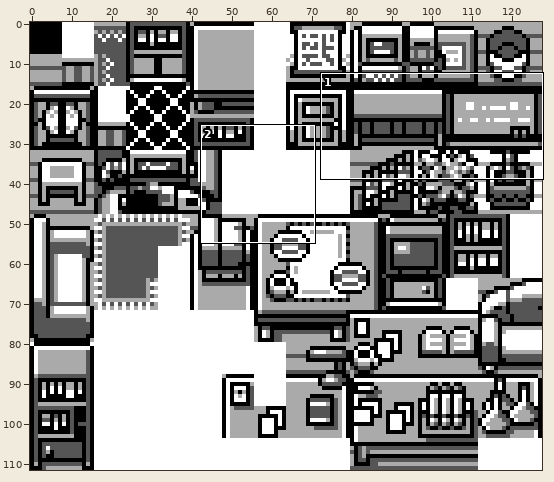
One commit to this sprite sheet: gfx/tilesets/lab.png. The picture above shows the old version from afar; the outline marks the close-up.
Close-up. As it was:
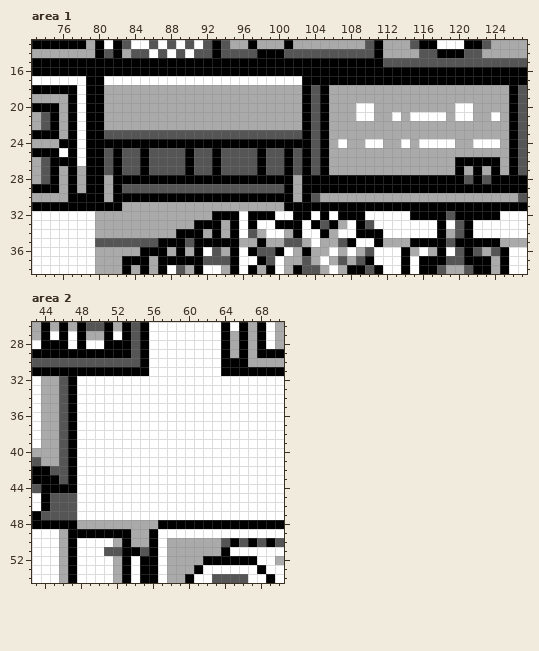
The file is 128x112 pixels. Shown: area 1: x 73..127, y 13..38; area 2: x 43..70, y 26..54.
After the commit:
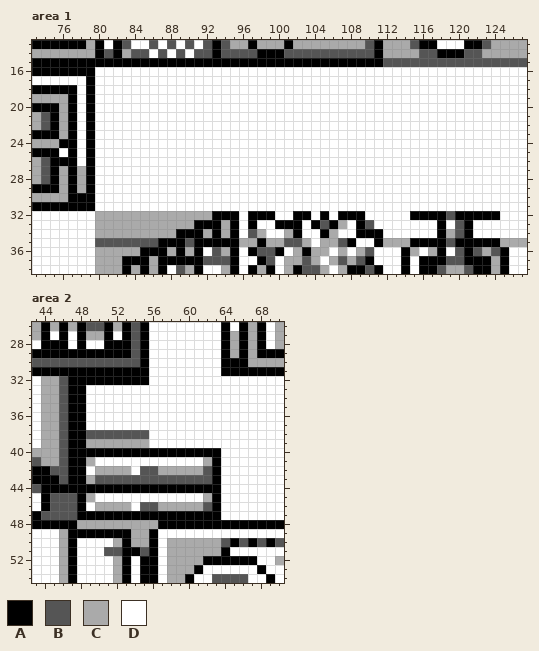
Palette (. is transparent): A #000000  B #555555  C #aaaaaa  D #ffffff
Difference:
--- area 1
@@ x 73..127 @@
 15 AAAAAAAAAAAAAAAAAAAAAAAAAAAAAAAAAAAAAAABBBBBBBBBBBBBBBB
-16 AAAAAAAAAAAAAAAAAAAAAAAAAAAAAAAAAAAAAAAAAAAAAAAAAAAAAAA
-17 DDDDDDAADDDDDDDDDDDDDDDDDDDDDDAAAAAAAAAAAAAAAAAAAAAAAAA
-18 AAAAADAACCCCCCCCCCCCCCCCCCCCCCABACCCCCCCCCCCCCCCCCCCCAB
-19 CCCCADAACCCCCCCCCCCCCCCCCCCCCCABACCCCCCCCCCCCCCCCCCCCAB
-20 AAACADAACCCCCCCCCCCCCCCCCCCCCCABACCCDDCCCCCCCCCDDCCCCAB
-21 CBACADAACCCCCCCCCCCCCCCCCCCCCCABACCCDDCCDCDDDDCDDCCDCAB
-22 CBACADAACCCCCCCCCCCCCCCCCCCCCCABACCCCCCCCCCCCCCCCCCCCAB
-23 AAACADAABBBBBBBBBBBBBBBBBBBBBBABACCCCCCCCCCCCCCCCCCCCAB
-24 CCCAADAAAAAAAAAAAAAAAAAAAAAAAAABACDCCDDCCDCDDDDCCDDDCAB
-25 AAADADAABABBABBBBABBABBBBABBABABACCCCCCCCCCCCCCCCCCCCAB
-26 CBAAADAABABBABBBBABBABBBBABBABABACCCCCCCCCCCCCCAAAAACAB
-27 CBACACAABABBABBBBABBABBBBABBABABACCCCCCCCCCCCCCACACACAB
-28 CBACACAACAAAAAAAAAAAAAAAAAAAACAAAAAAAAAAAAAAAAAABABAAAA
-29 AAACACAACABBBBBBBBBBBBBBBBBBACAAAAAAAAAAAAAAAAAAAAAAAAA
-30 CCCCAAAACAAAAAAAAAAAAAAAAAAAACABCCCCCCCCCCCCCCCCCCCCCCB
-31 AAAAAAAAAACCCCCCCCCCCCCCCCCCAAAAAAAAAAAAAAAAAAAAAAAAAAA
+16 AAAAAAADDDDDDDDDDDDDDDDDDDDDDDDDDDDDDDDDDDDDDDDDDDDDDDD
+17 DDDDDDADDDDDDDDDDDDDDDDDDDDDDDDDDDDDDDDDDDDDDDDDDDDDDDD
+18 AAAAADADDDDDDDDDDDDDDDDDDDDDDDDDDDDDDDDDDDDDDDDDDDDDDDD
+19 CCCCADADDDDDDDDDDDDDDDDDDDDDDDDDDDDDDDDDDDDDDDDDDDDDDDD
+20 AAACADADDDDDDDDDDDDDDDDDDDDDDDDDDDDDDDDDDDDDDDDDDDDDDDD
+21 CBACADADDDDDDDDDDDDDDDDDDDDDDDDDDDDDDDDDDDDDDDDDDDDDDDD
+22 CBACADADDDDDDDDDDDDDDDDDDDDDDDDDDDDDDDDDDDDDDDDDDDDDDDD
+23 AAACADADDDDDDDDDDDDDDDDDDDDDDDDDDDDDDDDDDDDDDDDDDDDDDDD
+24 CCCAADADDDDDDDDDDDDDDDDDDDDDDDDDDDDDDDDDDDDDDDDDDDDDDDD
+25 AAADADADDDDDDDDDDDDDDDDDDDDDDDDDDDDDDDDDDDDDDDDDDDDDDDD
+26 CBAAADADDDDDDDDDDDDDDDDDDDDDDDDDDDDDDDDDDDDDDDDDDDDDDDD
+27 CBACACADDDDDDDDDDDDDDDDDDDDDDDDDDDDDDDDDDDDDDDDDDDDDDDD
+28 CBACACADDDDDDDDDDDDDDDDDDDDDDDDDDDDDDDDDDDDDDDDDDDDDDDD
+29 AAACACADDDDDDDDDDDDDDDDDDDDDDDDDDDDDDDDDDDDDDDDDDDDDDDD
+30 CCCCAAADDDDDDDDDDDDDDDDDDDDDDDDDDDDDDDDDDDDDDDDDDDDDDDD
+31 AAAAAAADDDDDDDDDDDDDDDDDDDDDDDDDDDDDDDDDDDDDDDDDDDDDDDD
 32 DDDDDDDCCCCCCCCCCCCCAAADAAADDAADADAAADDDDDAAAABAAAAADDD
--- area 2
@@ x 43..70 @@
 31 AAAAAAAAAAAAADDDDDDDDAAAAAAA
-32 DCCBADDDDDDDDDDDDDDDDDDDDDDD
-33 DCCBADDDDDDDDDDDDDDDDDDDDDDD
-34 DCCBADDDDDDDDDDDDDDDDDDDDDDD
-35 DCCBADDDDDDDDDDDDDDDDDDDDDDD
-36 DCCBADDDDDDDDDDDDDDDDDDDDDDD
-37 DCCBADDDDDDDDDDDDDDDDDDDDDDD
-38 DCCBADDDDDDDDDDDDDDDDDDDDDDD
-39 DCCBADDDDDDDDDDDDDDDDDDDDDDD
-40 CCCBADDDDDDDDDDDDDDDDDDDDDDD
-41 BCCBADDDDDDDDDDDDDDDDDDDDDDD
-42 AABBADDDDDDDDDDDDDDDDDDDDDDD
-43 AAABADDDDDDDDDDDDDDDDDDDDDDD
-44 BAAAADDDDDDDDDDDDDDDDDDDDDDD
-45 DABBBDDDDDDDDDDDDDDDDDDDDDDD
-46 DABBBDDDDDDDDDDDDDDDDDDDDDDD
-47 ABBBBDDDDDDDDDDDDDDDDDDDDDDD
+32 DCCBAAAAAAAAADDDDDDDDDDDDDDD
+33 DCCBAADDDDDDDDDDDDDDDDDDDDDD
+34 DCCBAADDDDDDDDDDDDDDDDDDDDDD
+35 DCCBAADDDDDDDDDDDDDDDDDDDDDD
+36 DCCBAADDDDDDDDDDDDDDDDDDDDDD
+37 DCCBAADDDDDDDDDDDDDDDDDDDDDD
+38 DCCBAABBBBBBBDDDDDDDDDDDDDDD
+39 DCCBAACCCCCCCDDDDDDDDDDDDDDD
+40 CCCBAAAAAAAAAAAAAAAAADDDDDDD
+41 BCCBAACDDDDDDDDDDDDCADDDDDDD
+42 AABBAADCCCCDBBCCCCCBADDDDDDD
+43 AAABAACBBBBBBBBBBBBBADDDDDDD
+44 BAAAAAAAAAAAAAAAAAAAADDDDDDD
+45 DABBBACDDDDDDDDDDDDCADDDDDDD
+46 DABBBADCCCCDBBCCCCCBADDDDDDD
+47 ABBBBAAAAAAAAAAAAAAAADDDDDDD
 48 AAAAACCCCCCCCCAAAAAAAAAAAAAA
Pixel boxes of the changes (left, top, right, bottom) in both close-ups:
changed: (95, 67, 527, 211)
changed: (77, 376, 221, 520)
